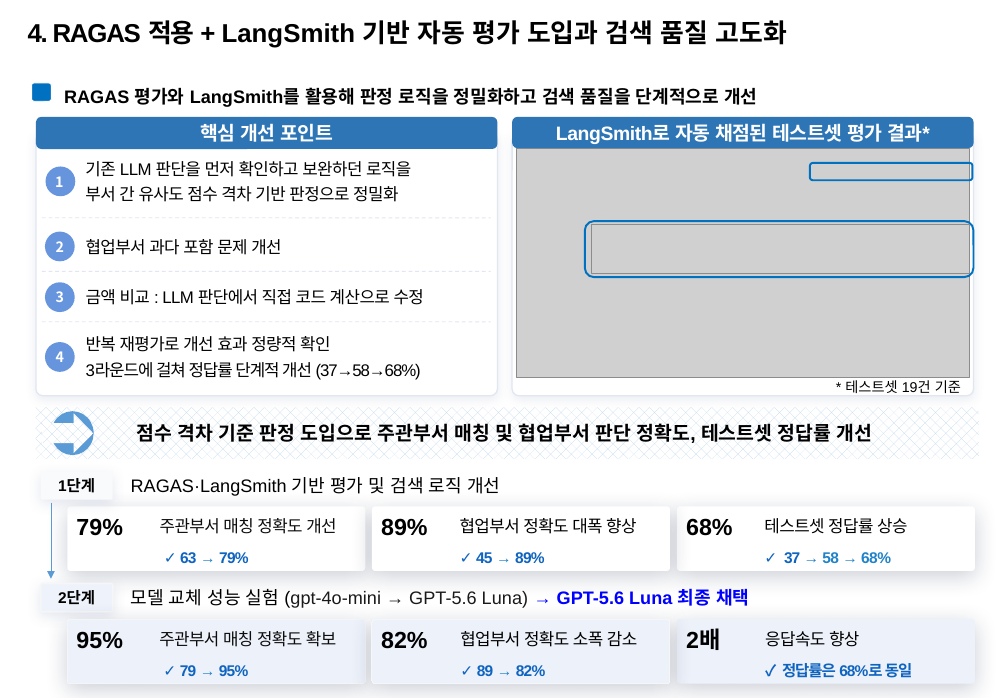
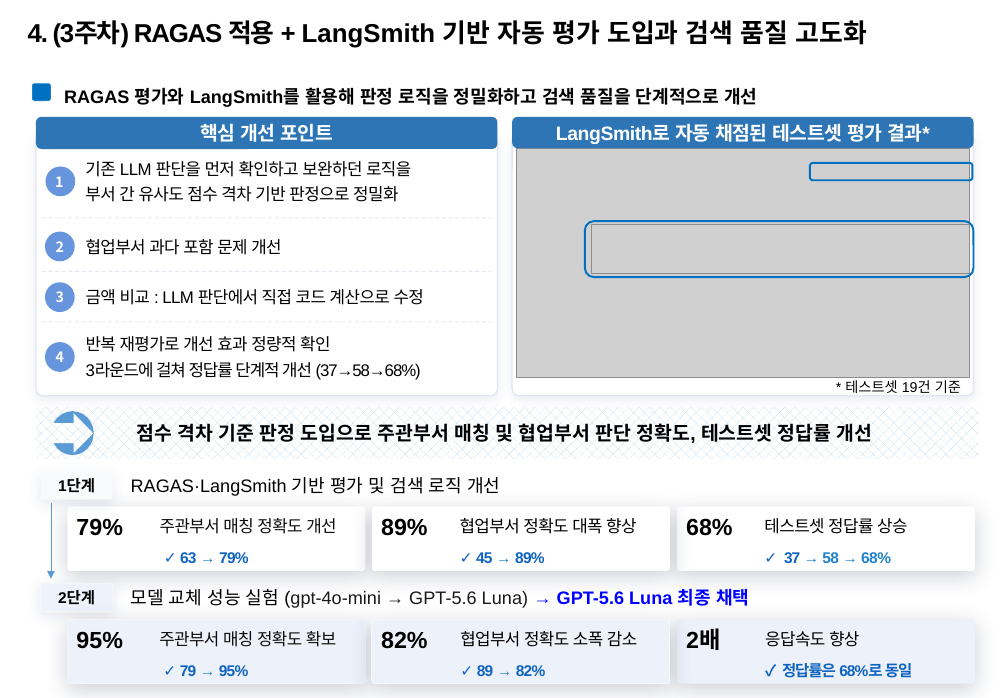
Before and after one commit to temmi81-hue/department-ragas, a slide deck: slide 5 of presentation/submission/26년 포스코퓨처엠 AI활용전문가 과정_사무계_송다혜.pptx. Drawn at 1008x698 pixels with LibreOffice and Linux fonts; fonts in the diff are those of the drawing; grey boxes stand for pictures; background and template pictures are left out. Boxes give left, top, right and bottom in pixels: in the first picture for what was removed or moved away, otherwise in the second. Text is boxed around its words. In the diff, an @@ line names an element or a change of style, - is before the commit and + after.

```diff
--- a/presentation/submission/26년 포스코퓨처엠 AI활용전문가 과정_사무계_송다혜.pptx
+++ b/presentation/submission/26년 포스코퓨처엠 AI활용전문가 과정_사무계_송다혜.pptx
@@ text at (28, 20, 867, 48): text changed @@
-4. RAGAS 적용 + LangSmith 기반 자동 평가 도입과 검색 품질 고도화
+4. (3주차) RAGAS 적용 + LangSmith 기반 자동 평가 도입과 검색 품질 고도화
```
Also in this commit, not shown: 1 other slide changed, 1 other file.
